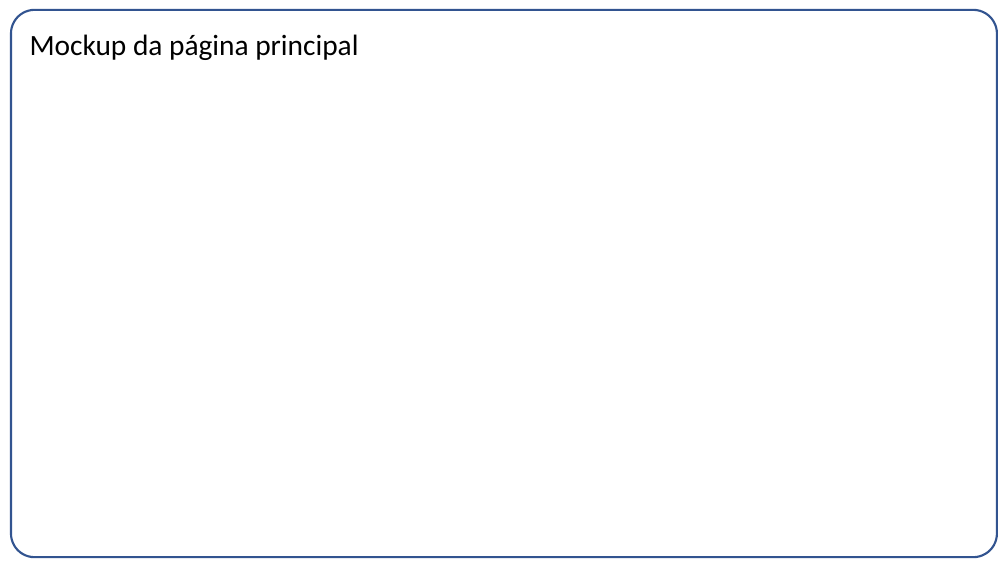
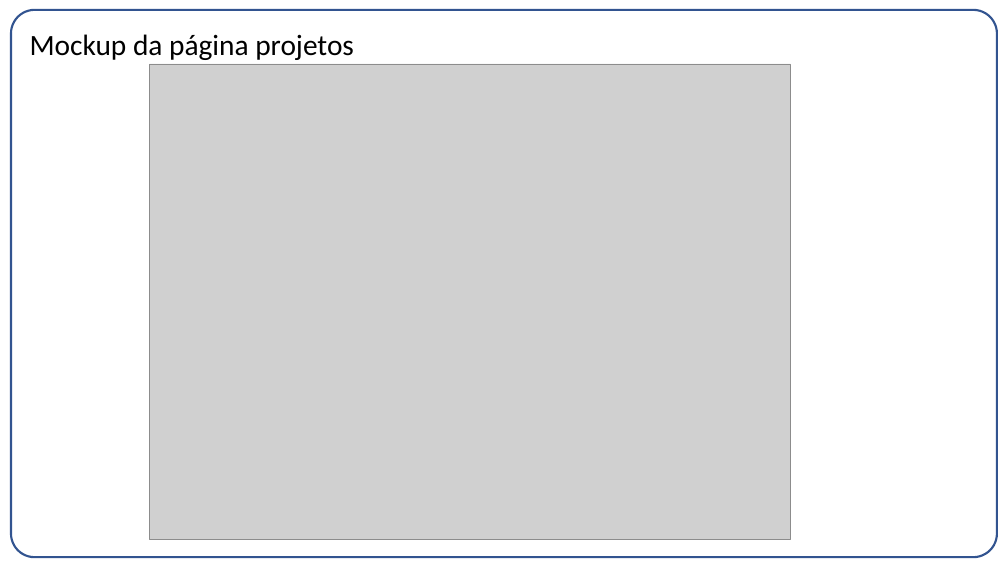
Before and after one commit to betofr1/co-design, a slide deck: slide 4 of Projeto 1/Entrega03.pptx. Drawn at 1008x567 pixels with LibreOffice and Linux fonts; fonts in the diff are those of the drawing; grey boxes stand for pictures; background and template pictures are left out. Boxes give left, top, right and bottom in pixels: in the first picture for what was removed or moved away, otherwise in the second. Text is boxed around its words. In the diff, an @@ line names an element or a change of style, - is before the commit and + after.

```diff
--- a/Projeto 1/Entrega03.pptx
+++ b/Projeto 1/Entrega03.pptx
@@ title at (30, 34, 354, 60): text changed @@
-Mockup da página principal
+Mockup da página projetos
@@ picture added at (150, 64, 790, 540) @@
```
Also in this commit, not shown: 3 other slides changed, 1 slide removed, 2 other files.
